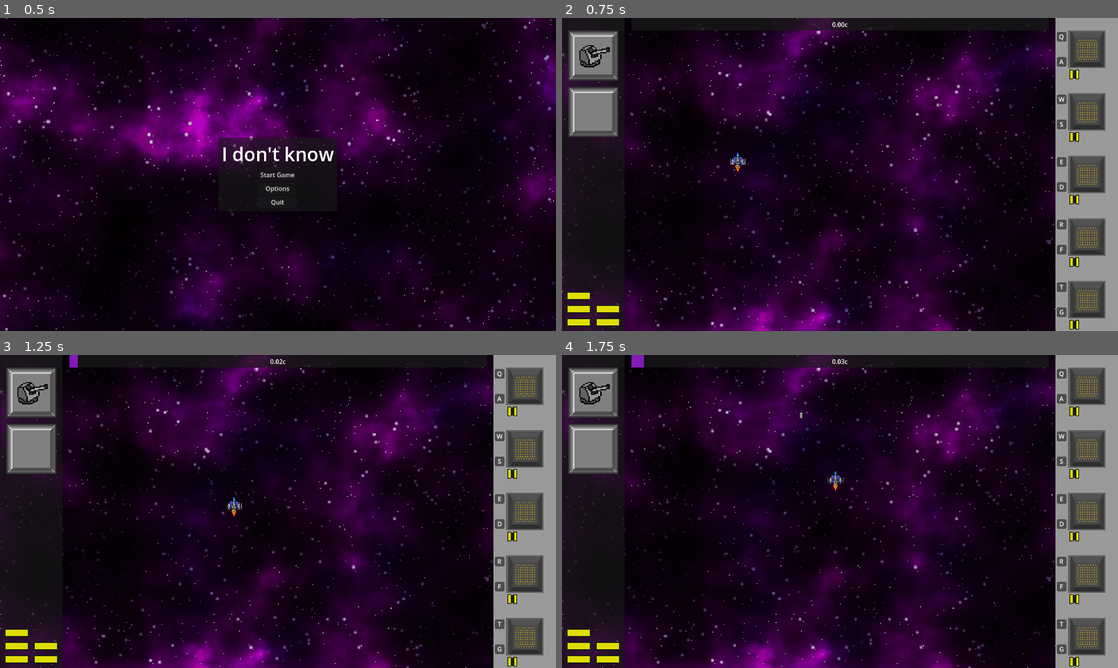
Above: before the commit, frames 1-4 (two rows, left to right).
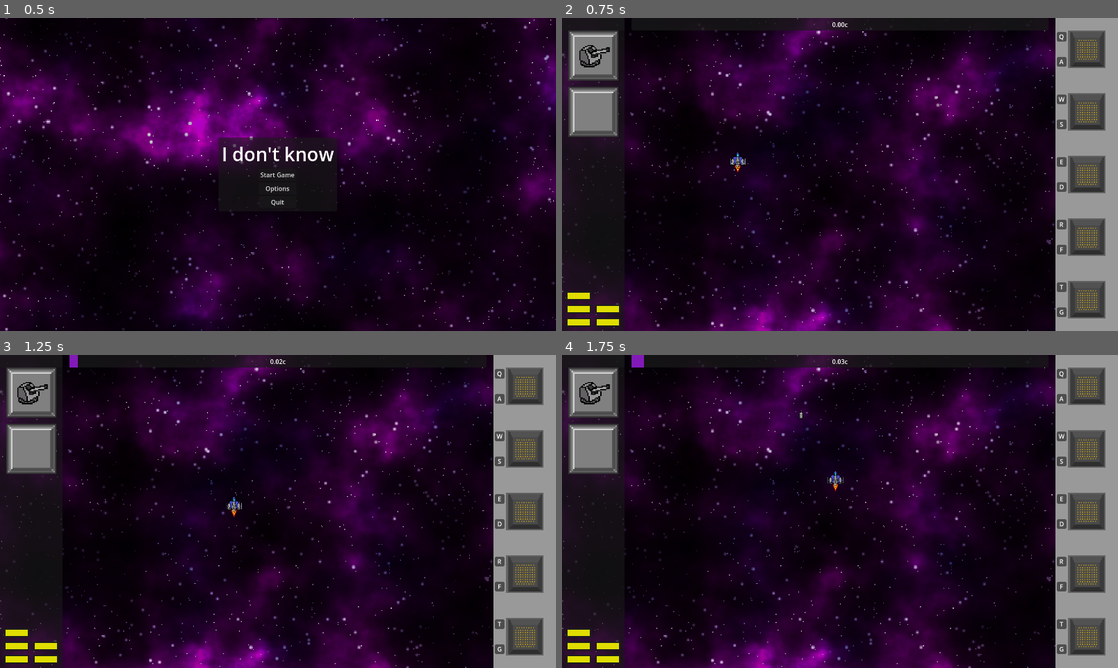
Above: after the commit, the same moments.

Repository: DigitsCodeCompendium/game.MJ198
Game: Godot game, scene res://scenes/title_screen/title_screen.tscn
The game is run twice, just before and just after one commit, with the same random seed, the same clock (stepped at 60 frames per second) and the same inputs. The engine's default icon, where the game draws it, is replaced by a stand-in: a white triangle on a blue panel in a dark square.
Inputs (mouse positions are in pixels of both pictures, inside the frame that each line leads up to):
- Up to frame 1 (0.5 s): no input
- Up to frame 2 (0.75 s): click "Start Game" at 0.5 s
- Up to frame 3 (1.25 s): no input
- Up to frame 4 (1.75 s): click (1062, 373) at 1.27 s

Frame 1 is identical in both runs. In frame 2, 0.3% of the frame differs, in the area x 91-93%, y 16-100%; in frame 3, 0.3%; in frame 4, 0.3%.
Error in both runs: Invalid access to property or key 'volume_music' on a base object of type 'Dictionary'. (res://scenes/player_options.gd:22)

Commit message:
Hid Minpower icon

Diff:
--- a/scenes/user_interface/module/module.tscn
+++ b/scenes/user_interface/module/module.tscn
@@ -8,6 +8,7 @@
 [sub_resource type="StyleBoxFlat" id="StyleBoxFlat_i6xls"]
 
 [sub_resource type="SystemFont" id="SystemFont_i6xls"]
+subpixel_positioning = 0
 
 [node name="Module" type="Control"]
 custom_minimum_size = Vector2(160, 160)
@@ -117,6 +118,7 @@
 pivot_offset = Vector2(56, 16)
 
 [node name="MinPower" type="TextureRect" parent="EnergyContainer"]
+visible = false
 texture_filter = 1
 custom_minimum_size = Vector2(32, 32)
 layout_mode = 2
